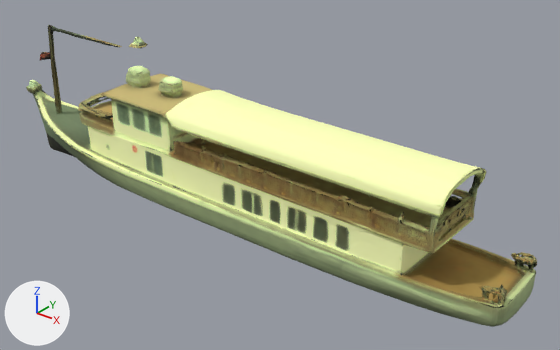
An edit to the glTF model docs/viewer/scenes/paris/models/category_mesh_boat_1.glb, drawn before and after from the same camera.
Rendered twice from a camera (50 mm lens) standing at (0.719, -0.817, 0.514) and looking at (0.033, 0.04, -0.017). The axes (+X, +Y, +Z) are drawn at lower left. The lights are the same throughout. The first picture is the older version.

The first picture shows 'category_mesh_boat_1'.
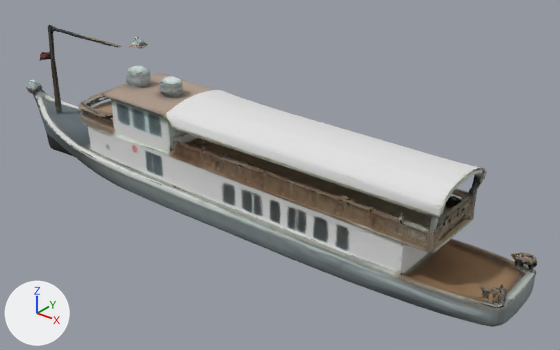
The change, as a diff of the scene's bpy script:
```diff
--- a/docs/viewer/scenes/paris/models/category_mesh_boat_1.glb.py
+++ b/docs/viewer/scenes/paris/models/category_mesh_boat_1.glb.py
@@ mat_material_0 @@
 n2 = _N.new('ShaderNodeMix'); n2.name = 'Mix'
 n2.inputs[0].default_value = 1.0  # 'Factor'
-n2.inputs[7].default_value = (1.091, 1.156, 0.552, 1.0)  # 'B', beige #ffffc4
+n2.inputs[7].default_value = (0.75, 0.75, 0.75, 1.0)  # 'B', light grey #e1e1e1
 n3 = _N.new('ShaderNodeTexImage'); n3.name = 'Image Texture'
```

Changed parts and their boxes (x1, y1, x2, y2) in the pictures (560 x 350 px):
'category_mesh_boat_1', surface changed: (26, 33, 537, 327) in both
